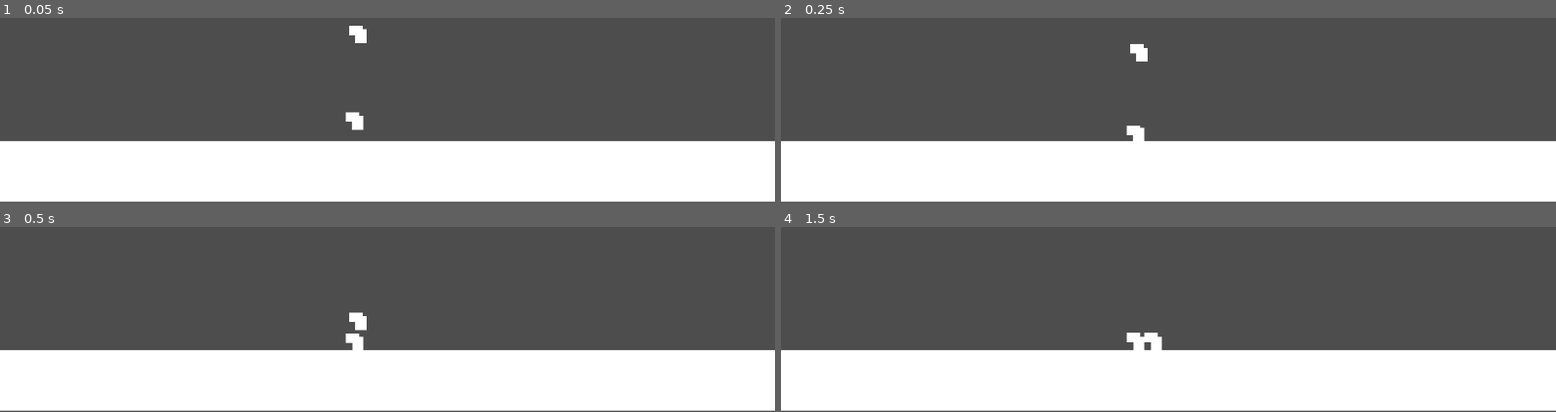
Above: before the commit, frames 1-4 (two rows, left to right).
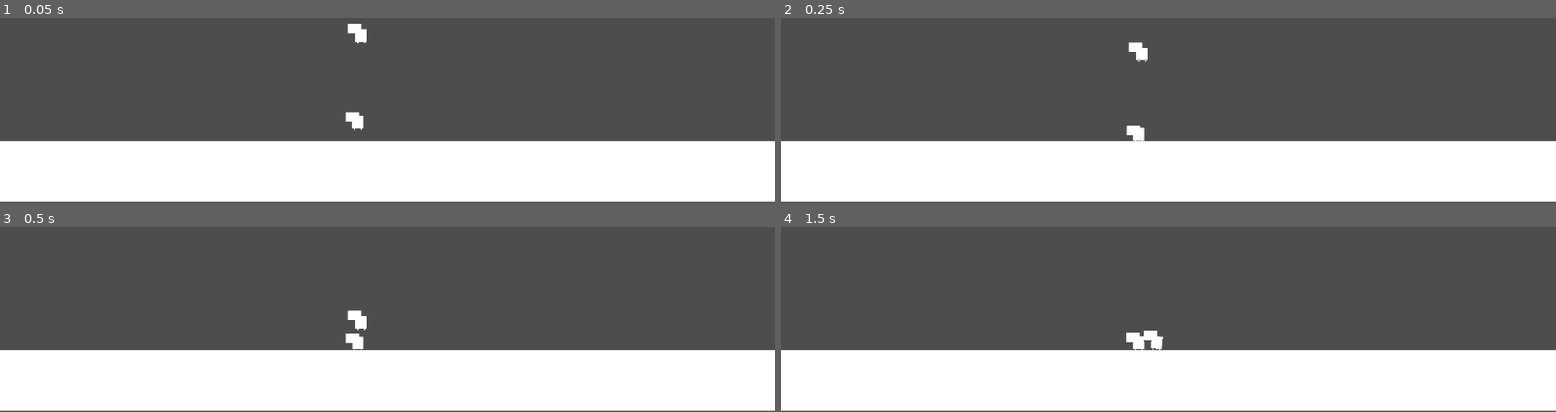
Above: after the commit, the same moments.

Repository: tiagobonetti/scaling-up
Game: Godot game, scene res://Scenes/Levels/Stage.tscn
Two runs of this game, one before a commit and one after it. Both use one fixed random seed, a clock stepped at 60 frames per second and the inputs below.
Inputs:
- Up to frame 1 (0.05 s): no input
- Up to frame 2 (0.25 s): no input
- Up to frame 3 (0.5 s): no input
- Up to frame 4 (1.5 s): no input

The runs differ from the first frame. In frame 1, less than 0.1% of the frame differs, in the area x 44-48%, y 3-61%; in frame 2, less than 0.1%; in frame 3, less than 0.1%; in frame 4, 0.1%, in the area x 44-50%, y 56-68%.

Commit message:
nonsense

Diff:
--- a/Scenes/Entities/Customer.tscn
+++ b/Scenes/Entities/Customer.tscn
@@ -18,8 +18,18 @@
 shape = SubResource("RectangleShape2D_ljp2y")
 
 [node name="Sprite2D" type="Sprite2D" parent="Body"]
-position = Vector2(0.749992, -0.250006)
-scale = Vector2(0.217105, 0.25625)
+position = Vector2(0.749992, -1.25001)
+scale = Vector2(0.217105, 0.23125)
+texture = ExtResource("1_3ugqr")
+
+[node name="Leg" type="Sprite2D" parent="Body/Sprite2D"]
+position = Vector2(-21.5984, 45.0202)
+scale = Vector2(0.113837, 0.0907108)
+texture = ExtResource("1_3ugqr")
+
+[node name="Leg2" type="Sprite2D" parent="Body/Sprite2D"]
+position = Vector2(24.462, 45.0203)
+scale = Vector2(0.113837, 0.0907108)
 texture = ExtResource("1_3ugqr")
 
 [node name="PinJoint2D" type="PinJoint2D" parent="Body"]
--- a/Scenes/Levels/Stage.tscn
+++ b/Scenes/Levels/Stage.tscn
@@ -13,6 +13,7 @@
 
 [node name="Customer" parent="Customer" instance=ExtResource("1_l5qhl")]
 position = Vector2(5, -129)
+scale = Vector2(1.3, 1.3)
 
 [node name="StaticBody2D" type="StaticBody2D" parent="."]
 
